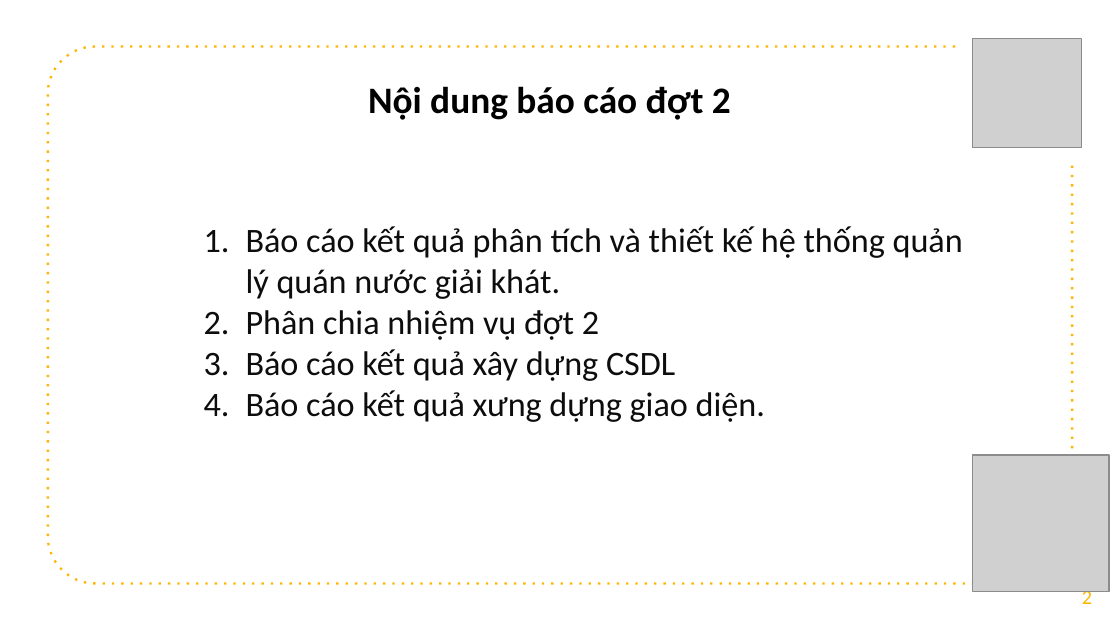
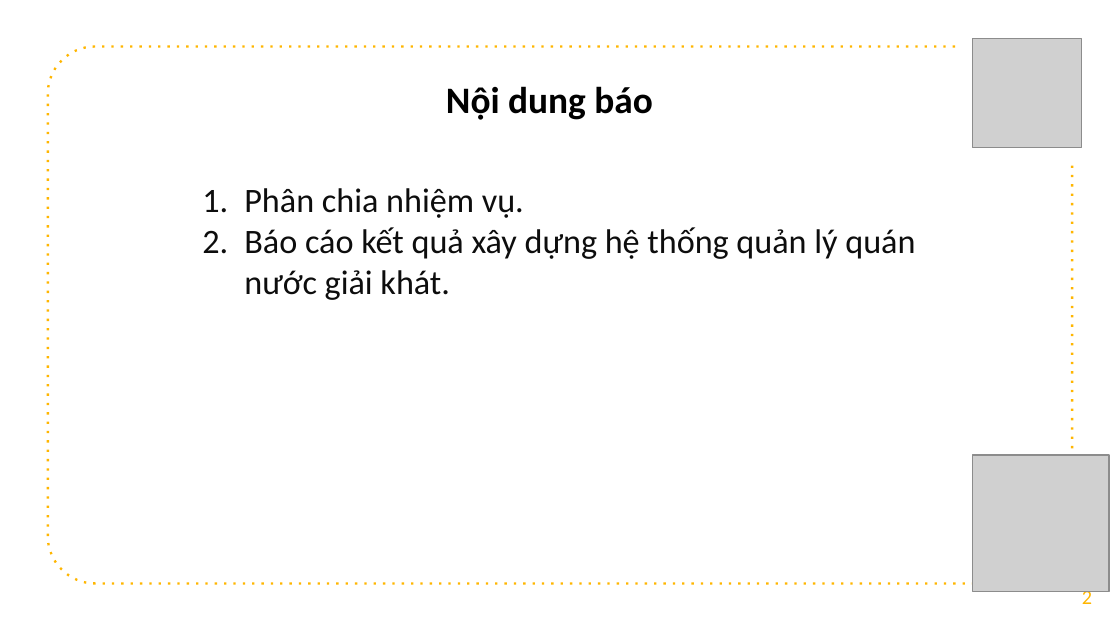
Before and after one commit to datduong97/Congnghephanmem, a slide deck: slide 2 of bccnpm2.pptx. Drawn at 1120x630 pixels with LibreOffice and Linux fonts; fonts in the diff are those of the drawing; grey boxes stand for pictures; background and template pictures are left out. Boxes give left, top, right and bottom in pixels: in the first picture for what was removed or moved away, otherwise in the second. Text is boxed around its words. In the diff, an @@ line names an element or a change of style, - is before the commit and + after.

```diff
--- a/bccnpm2.pptx
+++ b/bccnpm2.pptx
@@ text at <box>446,86,652,120</box>: text changed @@
-Nội dung báo cáo đợt 2
+Nội dung báo
@@ text at <box>244,188,915,300</box>: text changed @@
-1. Báo cáo kết quả phân tích và thiết kế hệ thống quản lý quán nước giải khát.
-2. Phân chia nhiệm vụ đợt 2
-3. Báo cáo kết quả xây dựng CSDL
-4. Báo cáo kết quả xưng dựng giao diện.
+1. Phân chia nhiệm vụ.
+2. Báo cáo kết quả xây dựng hệ thống quản lý quán nước giải khát.
```
Also in this commit, not shown: 5 other slides changed, 3 slides added, 3 slides removed, 4 other files.
